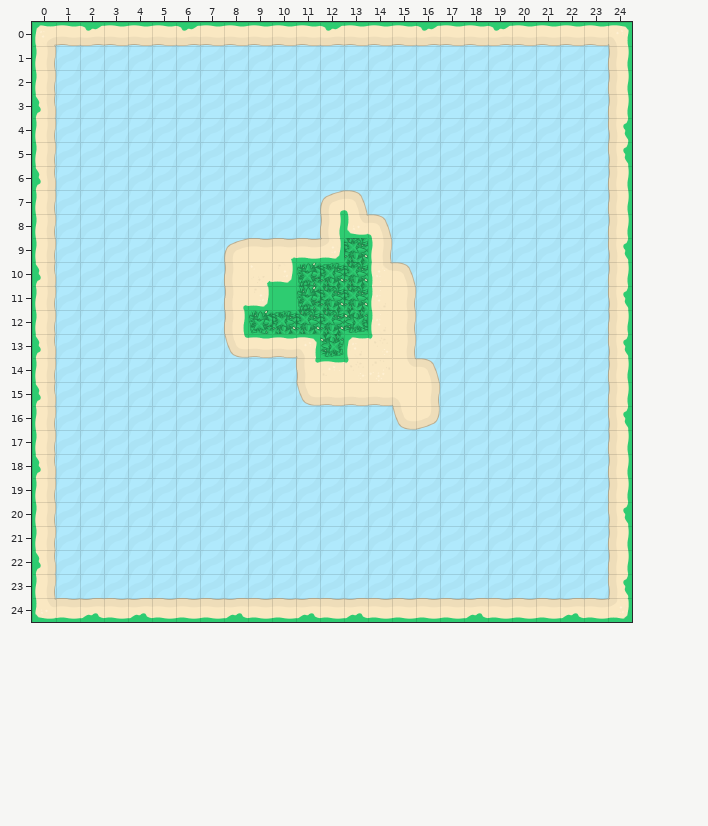
An edit to a level. Tiled map, AIE_PIRATE_PROJECT/Content/Misc/pirateSeaMap.tmx. The first picture shows the starting point.
Cells are 64x64 px. Shown: x 0..24, y 0..24.
Once edited:
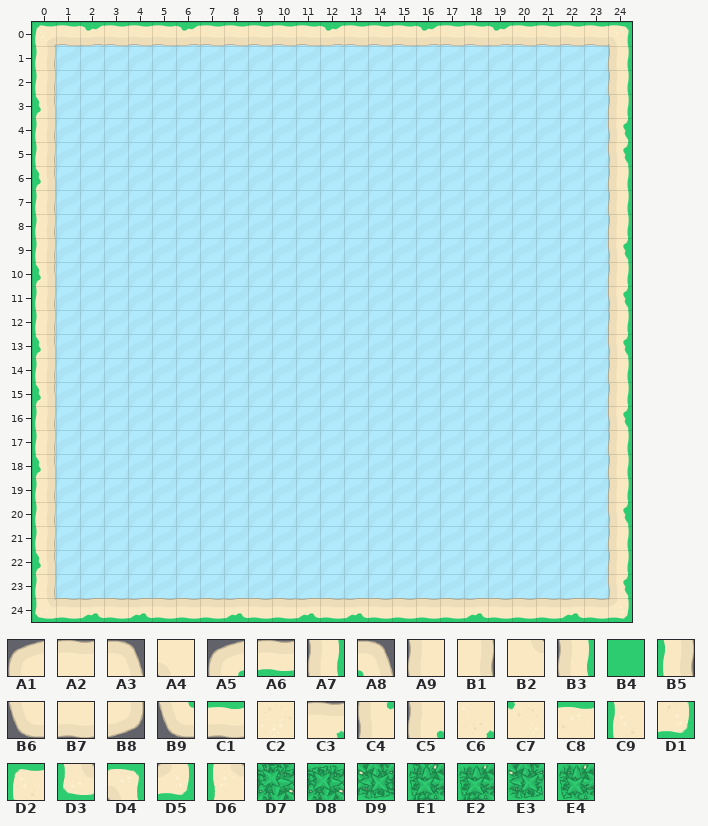
Key: from "pirateSeaTileSet": A1 0, A2 1, A3 2, A4 4, A5 5, A6 6, A7 6 turned 270, A8 8, A9 16, B1 18, B2 19, B3 21, B4 22, B5 24, B6 32, B7 33, B8 34, B9 53, C1 54, C2 67, C3 96, C4 97 flipped on the diagonal, C5 97 turned 270, C6 98, C7 99 turned 90, C8 100 turned 180, C9 100 turned 90, D1 101 turned 270, D2 101 turned 90, D3 102, D4 102 turned 180, D5 102 turned 270, D6 111 flipped on the other diagonal, D7 120, D8 121, D9 121 turned 180, E1 121 turned 270, E2 122 turned 270, E3 123 turned 180, E4 123 turned 270.
__ is an empty cell.
Diff:
Layer "Collision":
The author cleared tile A1 in row 9 at x 8.
The author cleared tile A2 in row 9 at x 9.
The author cleared tile A3 in row 10 at x 15; in row 14 at x 16.
The author cleared tile A4 in row 15 at x 15.
The author cleared tile A5 in row 7 at x 12.
The author cleared tile A6 in row 9 at x 11.
The author cleared tile A7 in row 12 at x 8.
The author cleared tile A8 in row 7 at x 13; in row 8 at x 14.
The author cleared tile A9 in row 10 at x 8.
The author cleared tile B1 in rows 11 to 13 at x 15; in row 15 at x 16.
The author cleared tile B2 in row 14 at x 15.
The author cleared tile B3 in row 8 at x 12.
The author cleared tile B4 in row 11 at x 10.
The author cleared tile B5 in row 9 at x 14.
The author cleared tile B6 in row 15 at x 11; in row 16 at x 15.
The author cleared tile B7 in row 15 at x 12 to 14.
The author cleared tile B8 in row 16 at x 16.
The author cleared tile B9 in row 13 at x 8.
The author cleared tile C1 in row 13 at x 9 to 10.
The author cleared tile C2 in row 14 at x 14.
The author cleared tile C3 in row 9 at x 10.
The author cleared tile C4 in row 14 at x 11.
The author cleared tile C5 in row 11 at x 8.
The author cleared tile C6 in row 10 at x 9.
The author cleared tile C7 in row 13 at x 14; in row 14 at x 13.
The author cleared tile C8 in row 14 at x 12.
The author cleared tile C9 in rows 11 to 12 at x 14.
The author cleared tile D1 in row 10 at x 10; in row 11 at x 9.
The author cleared tile D2 in row 13 at x 13.
The author cleared tile D3 in row 8 at x 13.
The author cleared tile D4 in row 13 at x 11.
The author cleared tile D5 in row 9 at x 12.
The author cleared tile D6 in row 10 at x 14.
The author cleared tile D7 in rows 9 to 10 at x 13; in row 11 at x 12 to 13; in row 12 at x 11 to 12.
The author cleared tile D8 in row 10 at x 12; in row 12 at x 10.
The author cleared tile D9 in row 12 at x 13.
The author cleared tile E1 in row 11 at x 11.
The author cleared tile E2 in row 10 at x 11.
The author cleared tile E3 in row 13 at x 12.
The author cleared tile E4 in row 12 at x 9.
